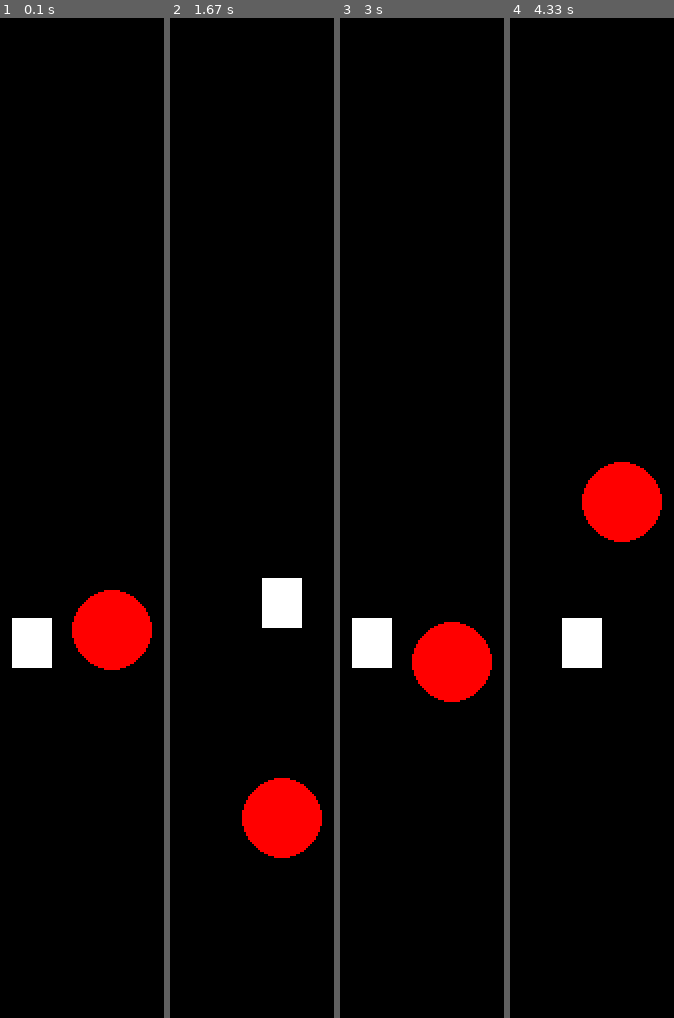
Above: before the commit, frames 1-4 (left to right).
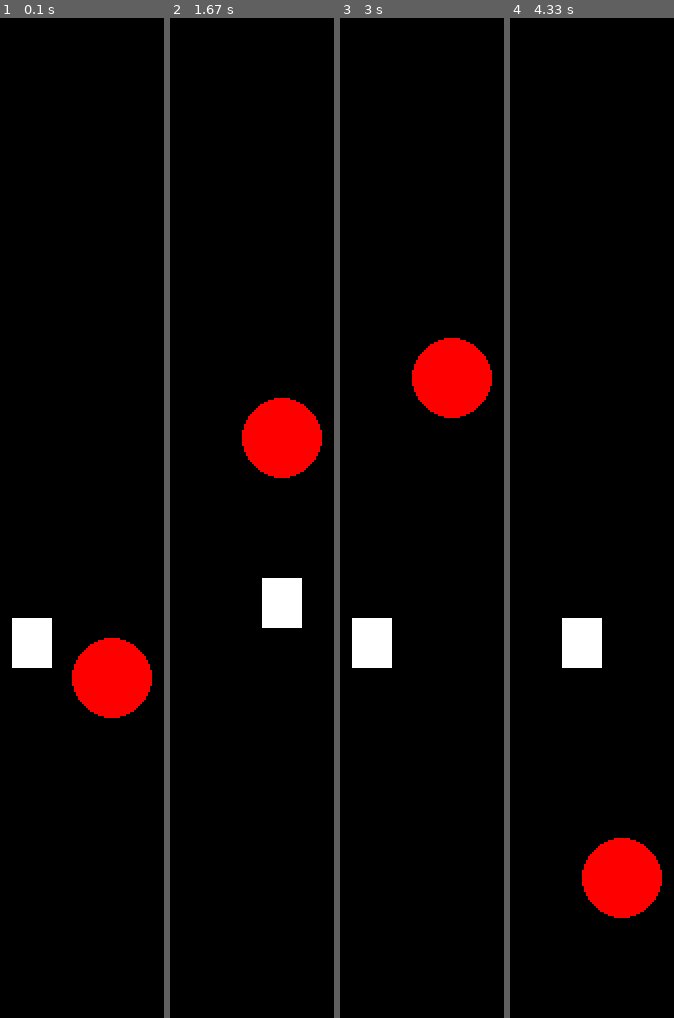
Above: after the commit, the same moments.

Repository: adw9/PyGame-Test
Game: pygame game, started from PythonApplication1/PythonApplication1.py
Same seed, same stepped clock (60 frames per second), same inputs: the game is played once before the commit and once after it.
Inputs:
- Up to frame 1 (0.1 s): no input
- Up to frame 2 (1.67 s): hold Right 0.33-0.8 s; hold Up 0.83-1.13 s; hold Right 1.17-1.63 s
- Up to frame 3 (3 s): hold Left 1.67-2.2 s; hold Down 2.23-2.53 s; hold Left 2.57-2.97 s
- Up to frame 4 (4.33 s): hold Up 3-3.37 s; hold Right 3.4-4.03 s; hold Down from 4.07 s (still down)

The runs differ from the first frame. In frame 1, 4.4% of the frame differs, in the area x 43-93%, y 57-70%; in frame 2, 6.0%, in the area x 43-93%, y 38-84%; in frame 3, 6.0%; in frame 4, 6.0%.

Commit message:
adjusted circle speed and bounds

Diff:
--- a/PythonApplication1/PythonApplication1.py
+++ b/PythonApplication1/PythonApplication1.py
@@ -48,15 +48,15 @@
                 userY -= 20
 
     #Determine if bot is near edge of screen, change direction
-    if(int(botY) > 400):
+    if(int(botY) > 500):
         botUp = True
-    elif(int(botY) < 100):
+    elif(int(botY) < 0):
         botUp = False
     #move Red Circle
     if botUp == True:
-        botY -= 1
+        botY -= 5
     elif botUp == False:
-        botY += 1
+        botY += 5
 
     # Resets screen to black
     pygame.draw.rect(screen,BLACK,(0,0,1000,1000))
